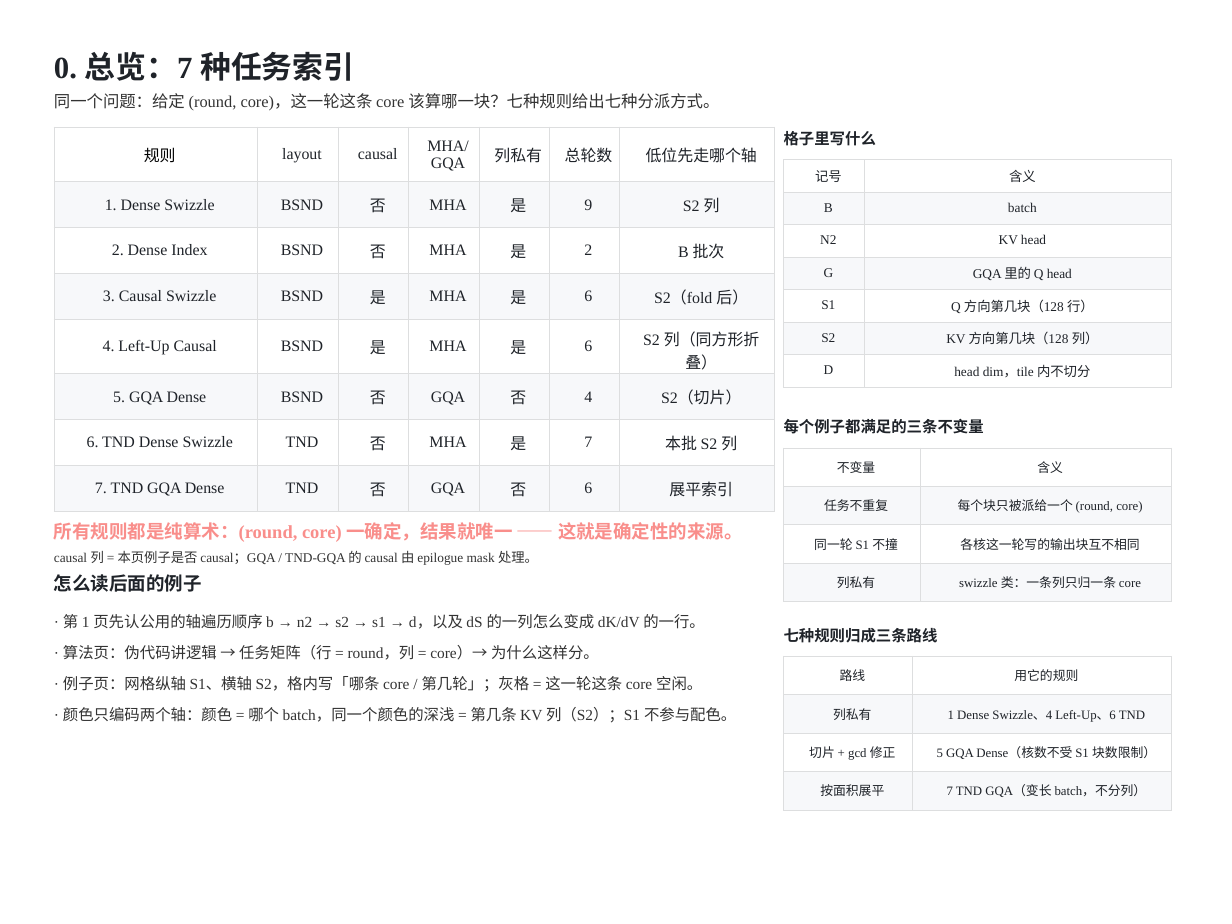
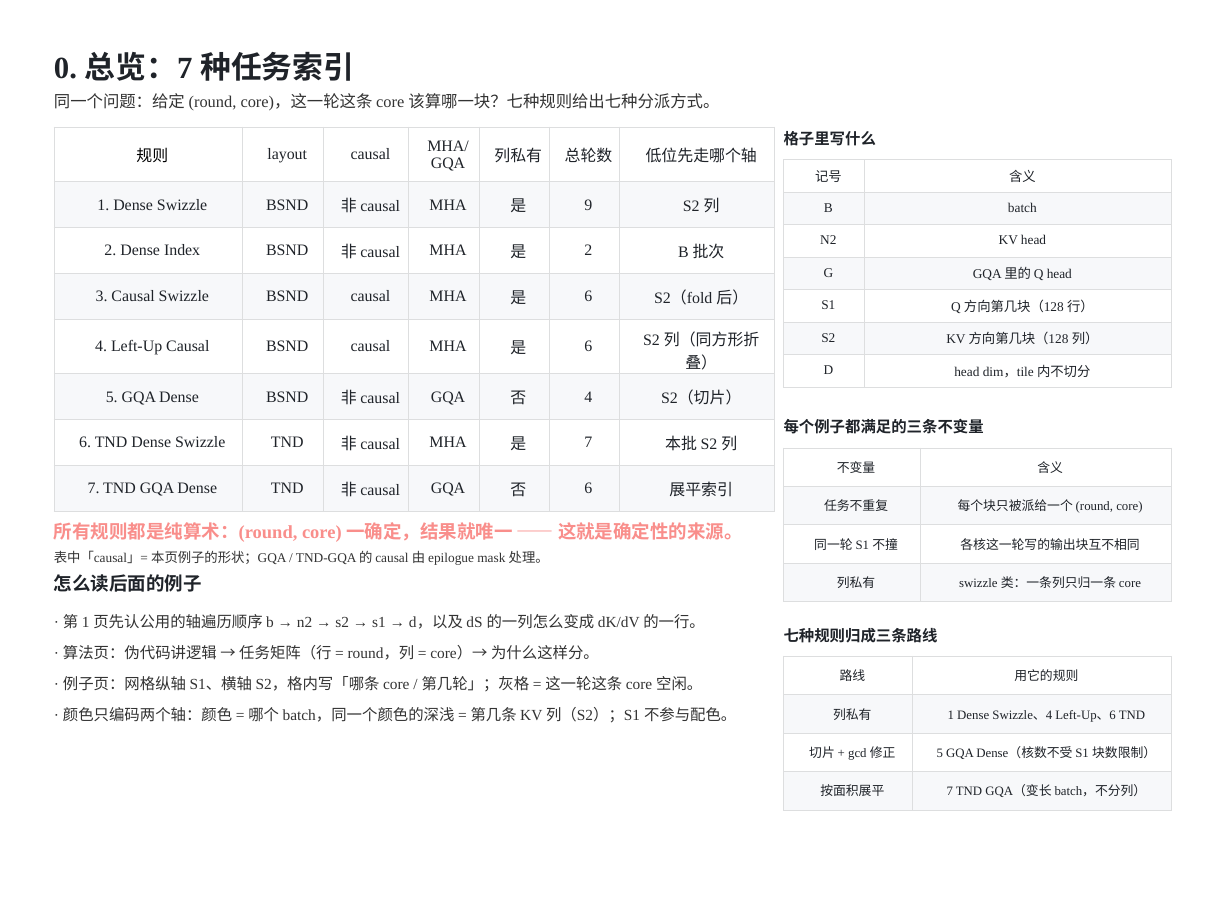
Before and after one commit to guomc9/SeeTen, a slide deck: slide 1 of cases/flash-attention-det-accum/out/v4-index-schedules.pptx. Drawn at 1232x924 pixels with LibreOffice and Linux fonts; fonts in the diff are those of the drawing. Boxes give left, top, right and bottom in pixels: in the first picture for what was removed or moved away, otherwise in the second. Text is boxed around its words. In the diff, an @@ line names an element or a change of style, - is before the commit and + after.

```diff
--- a/cases/flash-attention-det-accum/out/v4-index-schedules.pptx
+++ b/cases/flash-attention-det-accum/out/v4-index-schedules.pptx
@@ table at (54, 127, 775, 501) @@
-row 2, column 3: 否
+row 2, column 3: 非 causal
-row 3, column 3: 否
+row 3, column 3: 非 causal
-row 4, column 3: 是
+row 4, column 3: causal
-row 5, column 3: 是
+row 5, column 3: causal
-row 6, column 3: 否
+row 6, column 3: 非 causal
-row 7, column 3: 否
+row 7, column 3: 非 causal
-row 8, column 3: 否
+row 8, column 3: 非 causal
@@ text at (54, 550, 549, 565): text changed @@
-causal 列 = 本页例子是否 causal；GQA / TND-GQA 的 causal 由 epilogue mask 处理。
+表中「causal」= 本页例子的形状；GQA / TND-GQA 的 causal 由 epilogue mask 处理。
```
Also in this commit, not shown: 7 other slides changed, 3 other files.
